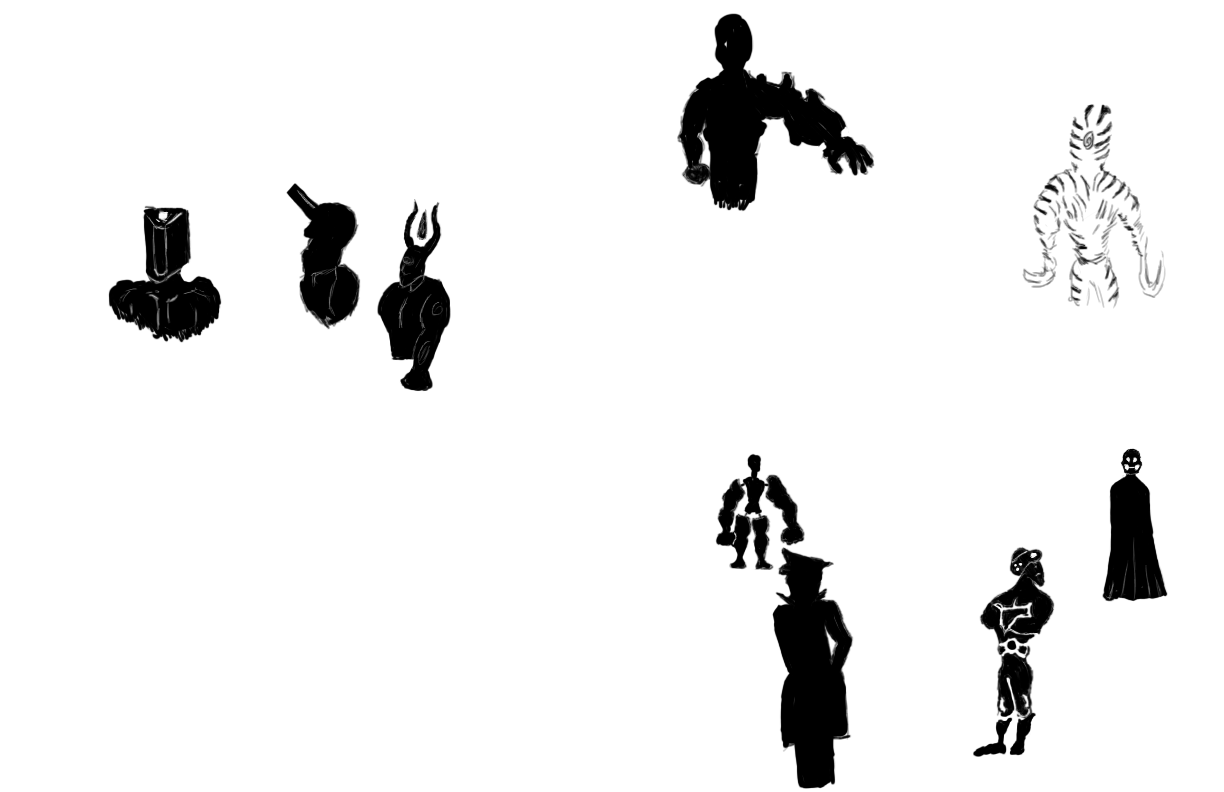
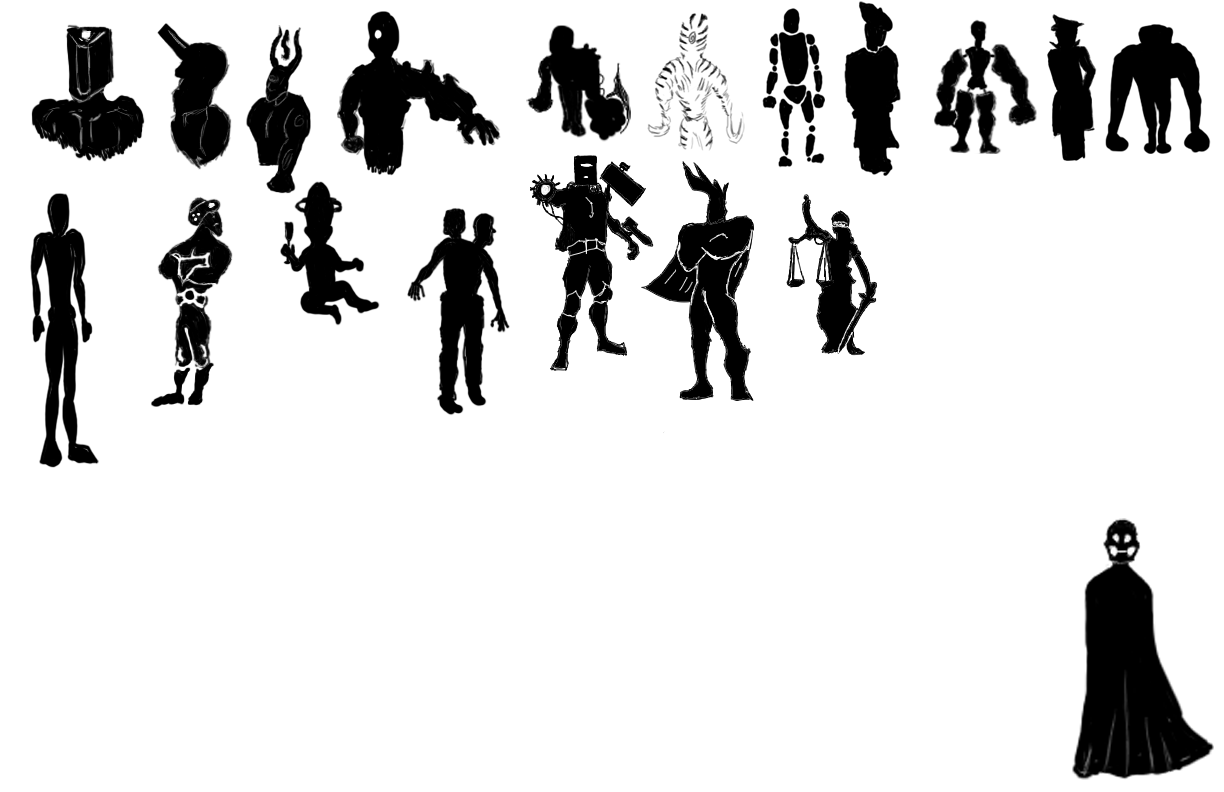
The second 1224 x 792 image is a revision of the first. Changes to its layers:
painted on "silhouette" over [30, 1, 1214, 789]
painted on "Background" over [284, 221, 294, 241]
